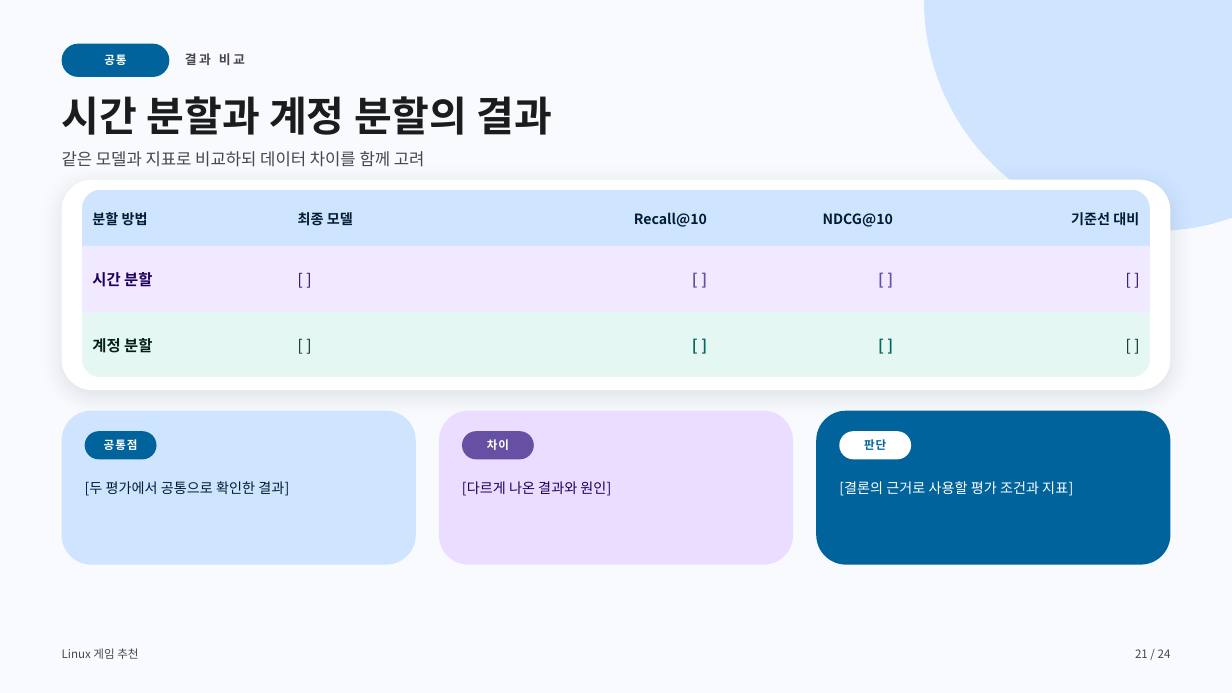
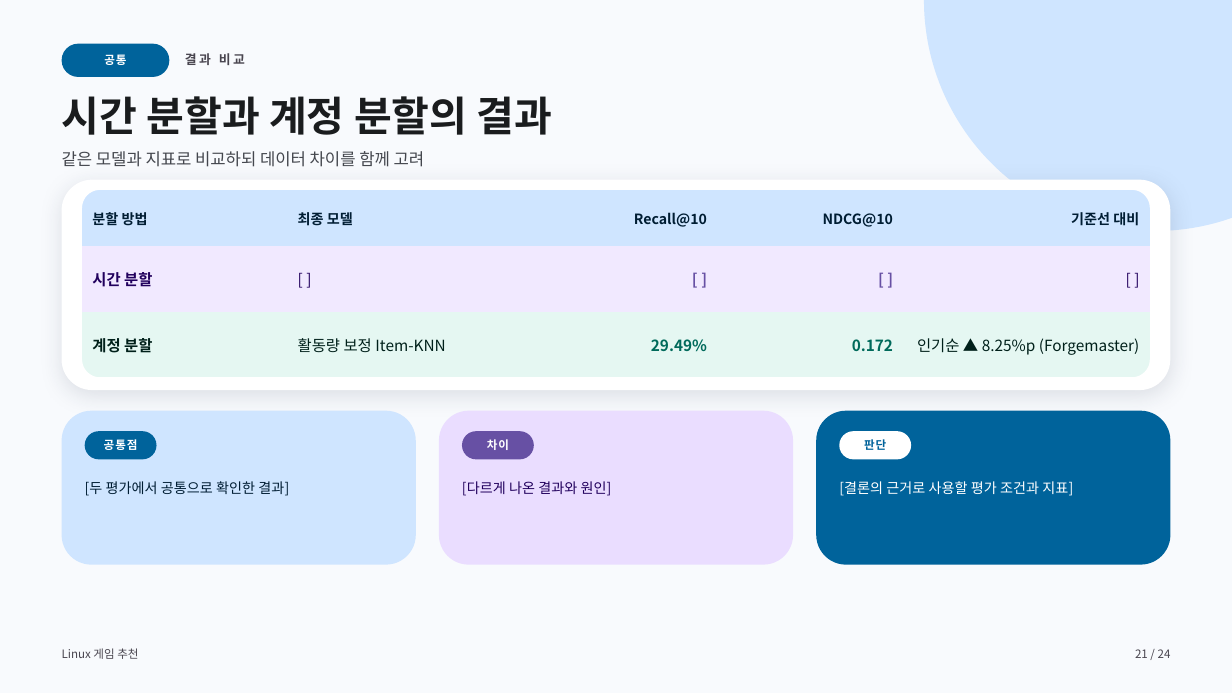
Before and after one commit to jinSeong-P/ML-game-recommendation, a slide deck: slide 21 of presentation/ML-game-recommendation-final.pptx. Drawn at 1232x693 pixels with LibreOffice and Linux fonts; fonts in the diff are those of the drawing. Boxes give left, top, right and bottom in pixels: in the first picture for what was removed or moved away, otherwise in the second. Text is boxed around its words. In the diff, an @@ line names an element or a change of style, - is before the commit and + after.

```diff
--- a/presentation/ML-game-recommendation-final.pptx
+++ b/presentation/ML-game-recommendation-final.pptx
@@ table at [82,190,1150,378] @@
-row 3: 계정 분할 | [ ] | [ ] | [ ] | [ ]
+row 3: 계정 분할 | 활동량 보정 Item-KNN | 29.49% | 0.172 | 인기순 ▲ 8.25%p (Forgemaster)
```
Also in this commit, not shown: 9 other slides changed.
